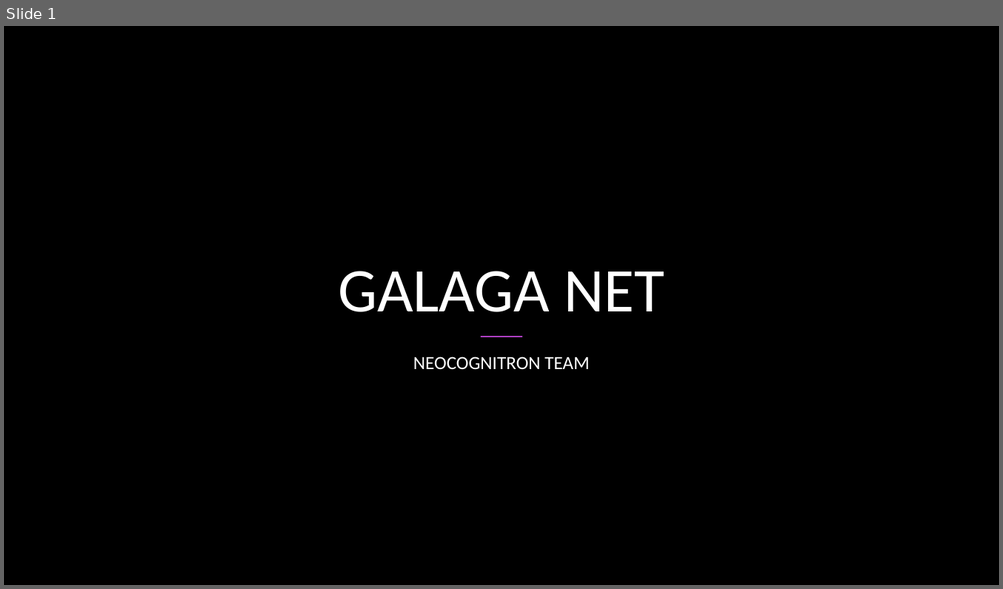
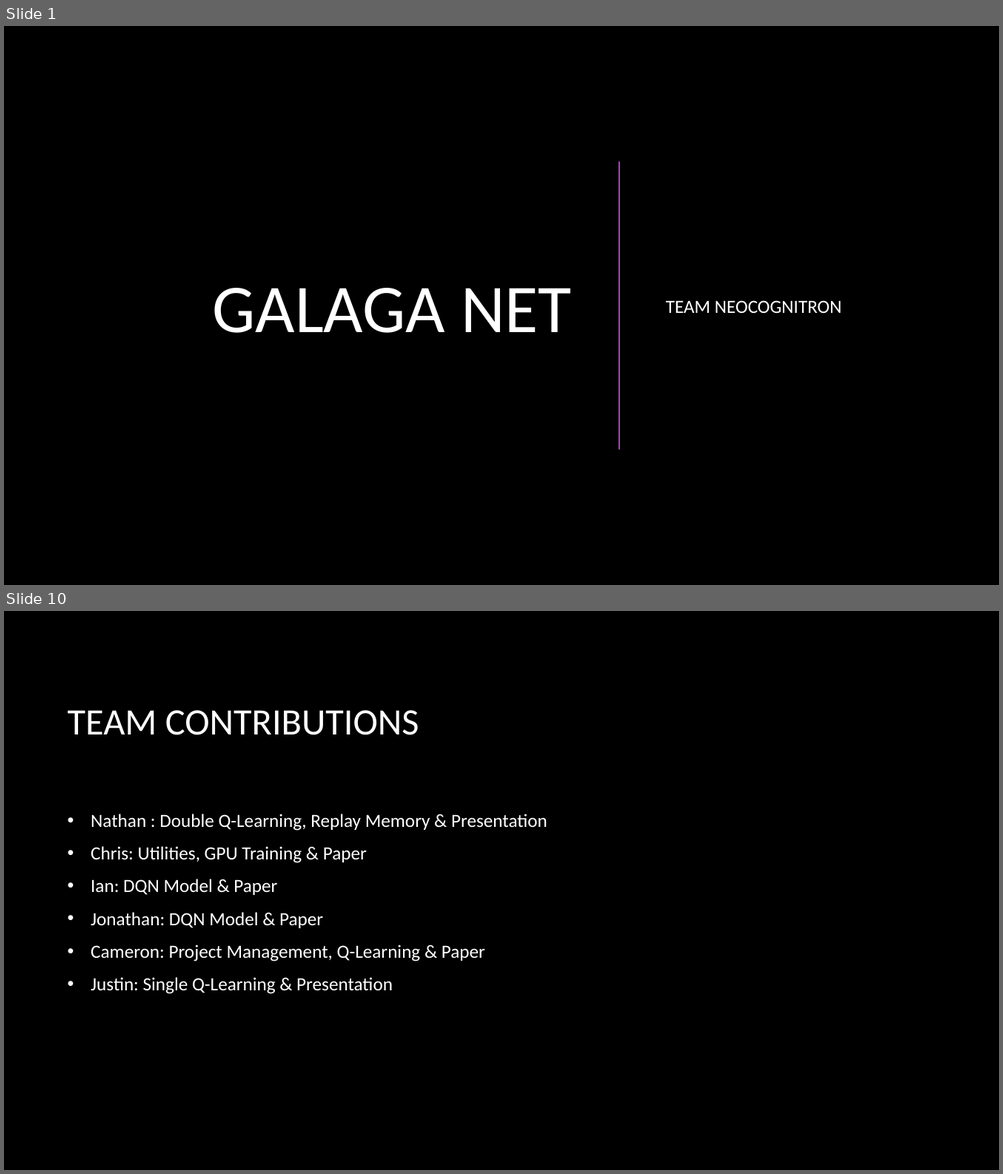
Before and after one commit to CSCI4850/S20-team3-project, a slide deck: Presentation.pptx. Shown one above the other, each under a label of ours: slide 1 before the commit, slides 1 and 10 after it; the slides between them are not shown. The pictures are 1003x589 and 1003x1174 pixels, drawn with LibreOffice and Linux fonts; fonts in the diff are those of the drawing; background and template pictures are left out. Boxes give left, top, right and bottom in pixels: in the first picture for what was removed or moved away, otherwise in the second. Text is boxed around its words. In the diff, an @@ line names an element or a change of style, - is before the commit and + after.

```diff
--- a/Presentation.pptx
+++ b/Presentation.pptx
@@ slide 10 added at (x1=4, y1=611, x2=999, y2=1170), background picture (left out) @@
@@ title added at (x1=68, y1=710, x2=419, y2=735), 36 pt, text #FFFFFF @@
+TEAM CONTRIBUTIONS
@@ text added at (x1=91, y1=814, x2=547, y2=994), 18 pt, text #FFFFFF @@
+• Nathan : Double Q-Learning, Replay Memory & Presentation
+• Chris: Utilities, GPU Training & Paper
+• Ian: DQN Model & Paper
+• Jonathan: DQN Model & Paper
+• Cameron: Project Management, Q-Learning & Paper
+• Justin: Single Q-Learning & Presentation
@@ slide 1 changed as well @@
@@ title "GALAGA NET" moved from (x1=338, y1=271, x2=664, y2=312) to (x1=212, y1=288, x2=572, y2=333) @@
@@ title "GALAGA NET" at (x1=212, y1=288, x2=572, y2=333): size 60 to 66 pt; alignment centre to right; vertical alignment bottom to middle @@
@@ line added from (619, 162) to (619, 449), #AC3EC1 1.5 pt @@
@@ subtitle "TEAM NEOCOGNITRON" at (x1=666, y1=301, x2=842, y2=313): vertical alignment top to middle @@
@@ subtitle at (x1=666, y1=301, x2=842, y2=313): text changed @@
-NEOCOGNITRON TEAM
+TEAM NEOCOGNITRON
@@ line removed from (481, 337) to (522, 337) @@
```
Also in this commit, not shown: 4 other slides changed, 6 other slides added, 2 slides removed.
